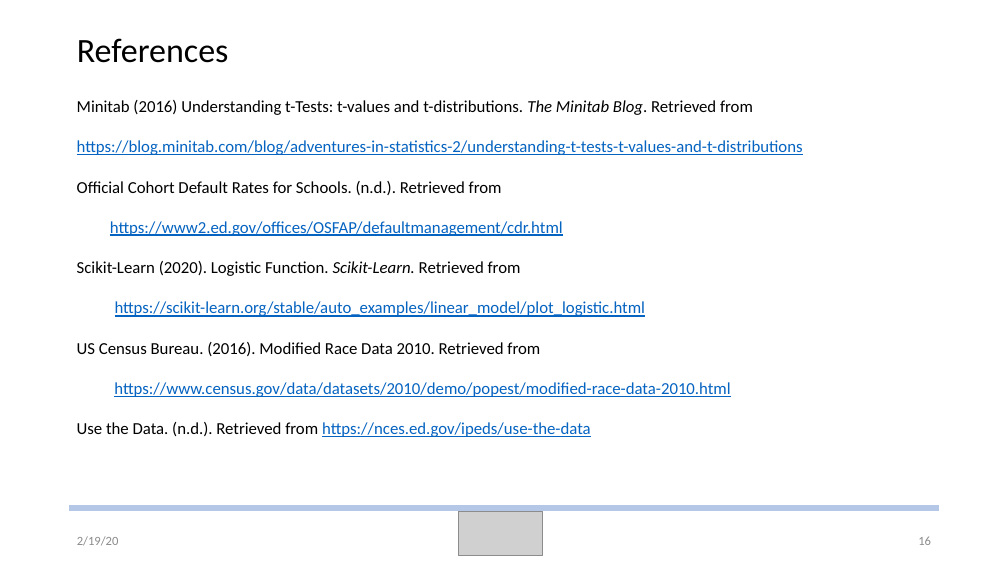
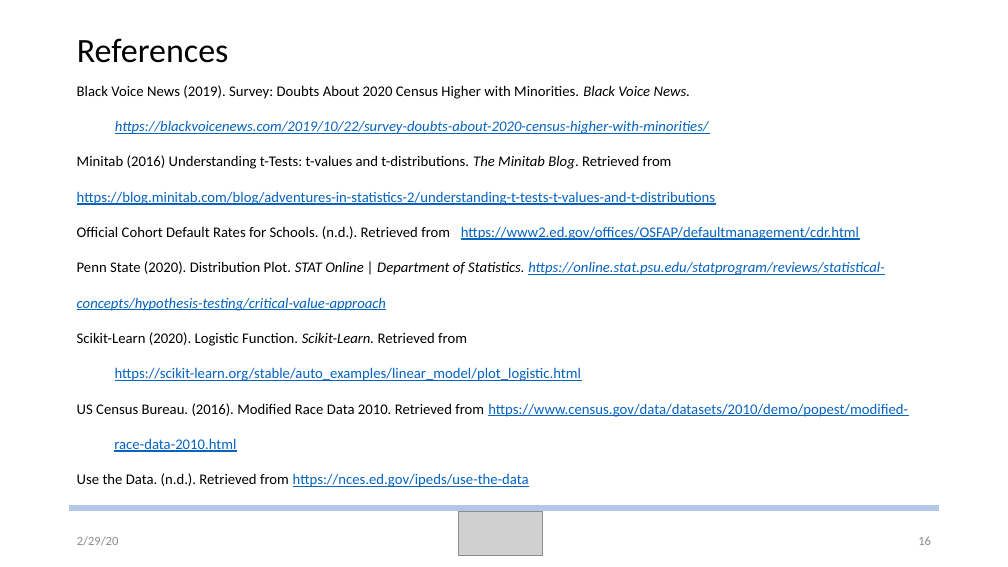
Before and after one commit to NU-Noise/Analysis-of-Cohort-Default-Rates-in-Post-Secondary-Education, a slide deck: slide 16 of proposal/defaultRates.pptx. Drawn at 1008x567 pixels with LibreOffice and Linux fonts; fonts in the diff are those of the drawing; grey boxes stand for pictures. Boxes give left, top, right and bottom in pixels: in the first picture for what was removed or moved away, otherwise in the second. Text is boxed around its words. In the diff, an @@ line names an element or a change of style, - is before the commit and + after.

```diff
--- a/proposal/defaultRates.pptx
+++ b/proposal/defaultRates.pptx
@@ text "Black Voice News (2019). Survey: ...": place and size @@
-text "Black Voice News (2019). Survey: ..." at [77, 100, 803, 437]
+text "Black Voice News (2019). Survey: ..." at [77, 85, 908, 487]
@@ text at [77, 85, 709, 134]: paragraph added @@
+Black Voice News (2019). Survey: Doubts About 2020 Census Higher with Minorities. Black Voice News. https://blackvoicenews.com/2019/10/22/survey-doubts-about-2020-census-higher-with-minorities/
@@ text at [77, 155, 908, 487]: size 16 to 14 pt in "Minitab (2016) Understanding t-Tests: t-values and t-distrib ...", "Official Cohort Default Rates for Schools. (n.d.). ...", "Scikit-Learn (2020). Logistic Function. Scikit-Learn. Retrie ...", "https://scikit-learn.org/stable/auto_examples/linear_model/p ..." and 2 more places @@
@@ text at [77, 261, 884, 311]: paragraph added @@
+Penn State (2020). Distribution Plot. STAT Online | Department of Statistics. https://online.stat.psu.edu/statprogram/reviews/statistical-concepts/hypothesis-testing/critical-value-approach
```
Also in this commit, not shown: 7 other slides changed, 8 slides added, 8 slides removed.
